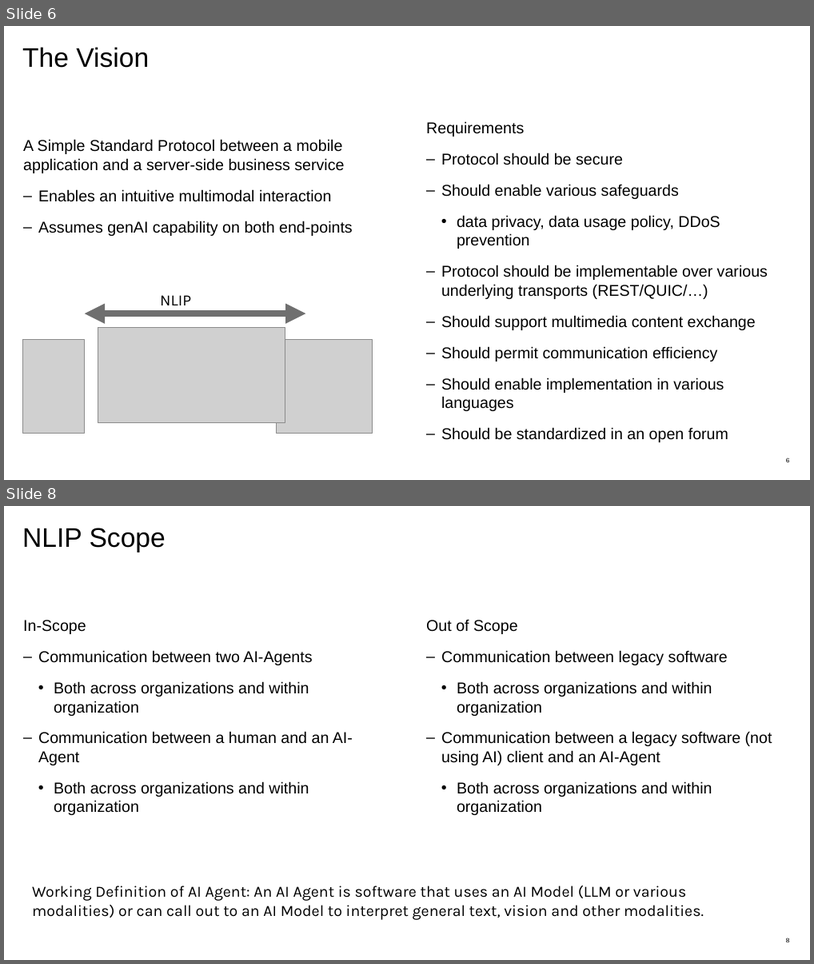
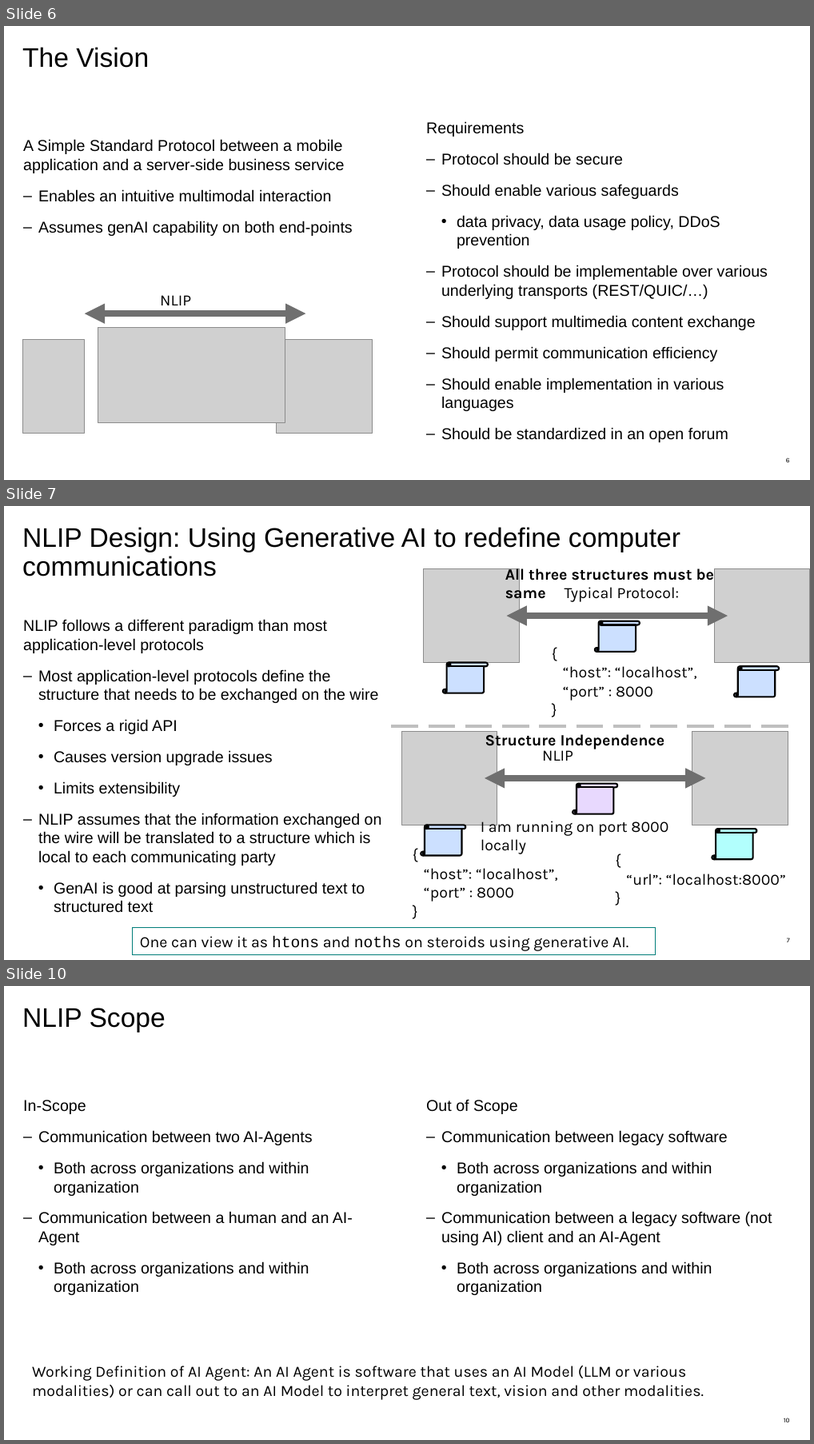
Before and after one commit to nlip-project/documents, a slide deck: NLIP_Briefer.pptx. Shown one above the other, each under a label of ours: slides 6 and 8 before the commit, slides 6, 7 and 10 after it; the slides between them are not shown. The pictures are 814x964 and 814x1444 pixels, drawn with LibreOffice and Linux fonts; fonts in the diff are those of the drawing; grey boxes stand for pictures. Boxes give left, top, right and bottom in pixels: in the first picture for what was removed or moved away, otherwise in the second. Text is boxed around its words. In the diff, an @@ line names an element or a change of style, - is before the commit and + after.

```diff
--- a/NLIP_Briefer.pptx
+++ b/NLIP_Briefer.pptx
@@ slide 7 added at (4,506,810,960), background #FFFFFF @@
@@ title added at (22,527,681,576), 24 pt, text #000000 @@
+NLIP Design: Using Generative AI to redefine computer communications
@@ text added at (506,565,714,604), 14 pt, text #000000, bold @@
+All three structures must be same
@@ text added at (23,619,382,912), 14 pt, text #000000 @@
+NLIP follows a different paradigm than most application-level protocols
+  – Most application-level protocols define the structure that needs to be exchanged on the wire
+    • Forces a rigid API
+    • Causes version upgrade issues
+    • Limits extensibility
+  – NLIP assumes that the information exchanged on the wire will be translated to a structure which is local to each communicating party
+    • GenAI is good at parsing unstructured text to structured text
@@ group added at (424,569,810,700): 3 vertical scrolls, 2 pictures, 2 texts, 1 double arrow @@
+Typical Protocol:
+{
+“host”: “localhost”,
+“port” : 8000
+}
@@ line added from (391, 726) to (793, 726), #BFBFBF 3 pt dashed @@
@@ text added at (486,731,666,750), 14 pt, text #000000, bold @@
+Structure Independence
@@ group added at (402,731,789,901): 3 vertical scrolls, 2 pictures, 2 texts, 1 double arrow @@
+NLIP
+{
+“host”: “localhost”,
+“port” : 8000
+}
@@ text added at (481,817,669,854), 14 pt, text #000000 @@
+I am running on port 8000 locally
@@ text added at (626,873,786,885), 14 pt, text #000000 @@
+{
+“url”: “localhost:8000”
+}
@@ rectangle added at (132,928,656,955), outline #007D79 0.75 pt, 14 pt, text #000000 @@
+One can view it as htons and noths on steroids using generative AI.
@@ page number added at (787,937,790,942), 6 pt, text #000000 @@
+7
@@ what was slide 8 is now slide 10 @@
@@ page number at (784,1417,790,1422): text changed @@
-8
+10
```
Also in this commit, not shown: 4 slides changed, 8 other slides added.
